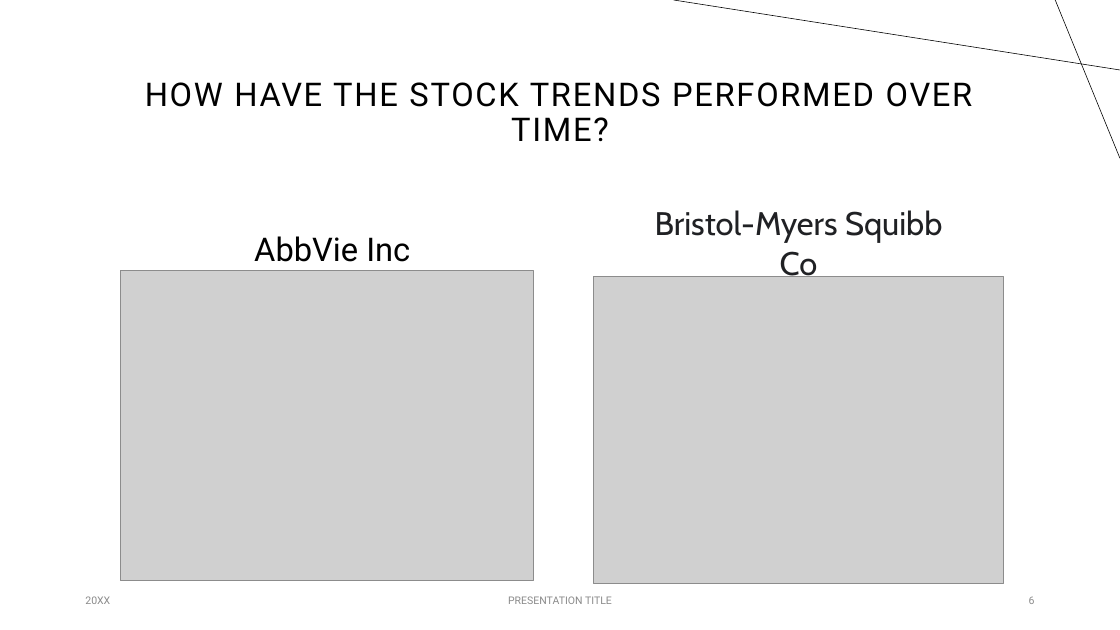
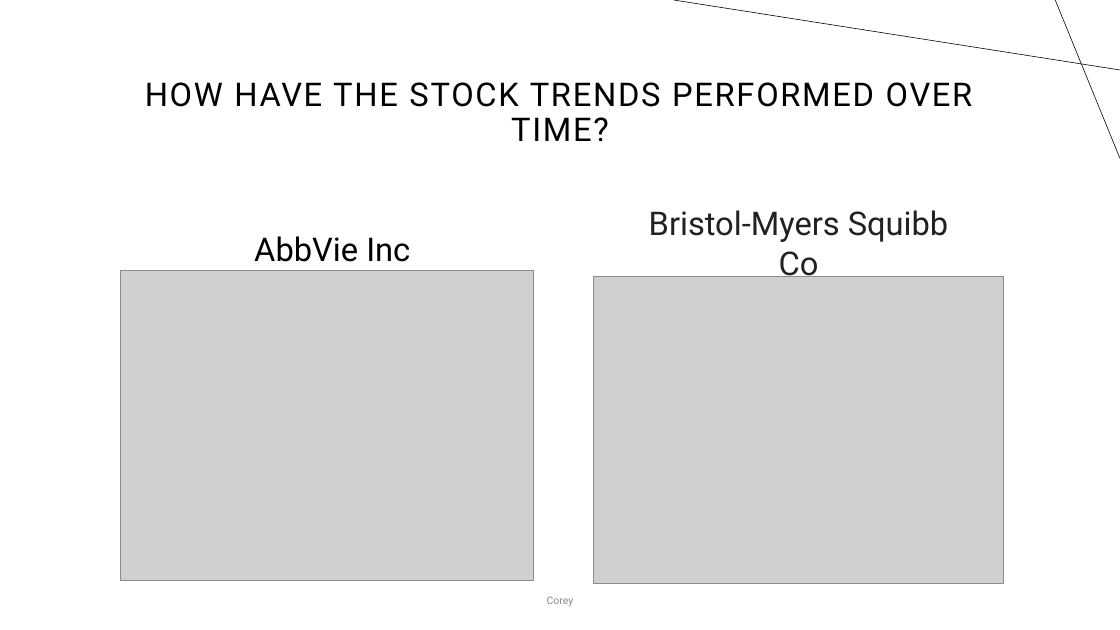
Before and after one commit to proctorsjackson/group_3_project_1, a slide deck: slide 6 of Powerpoint.pptx. Drawn at 1120x630 pixels with LibreOffice and Linux fonts; fonts in the diff are those of the drawing; grey boxes stand for pictures. Boxes give left, top, right and bottom in pixels: in the first picture for what was removed or moved away, otherwise in the second. Text is boxed around its words. In the diff, an @@ line names an element or a change of style, - is before the commit and + after.

```diff
--- a/Powerpoint.pptx
+++ b/Powerpoint.pptx
@@ text "Bristol-Myers Squibb Co" at [649,210,949,283]: font Cabin to Roboto @@
@@ text removed at [85,596,110,604] @@
-20XX
@@ text at [547,596,574,606]: text changed @@
-PRESENTATION TITLE
+Corey
@@ page number removed at [1029,596,1035,604] @@
-6
```
Also in this commit, not shown: 5 other slides changed, 2 slides added, 1 other file.
